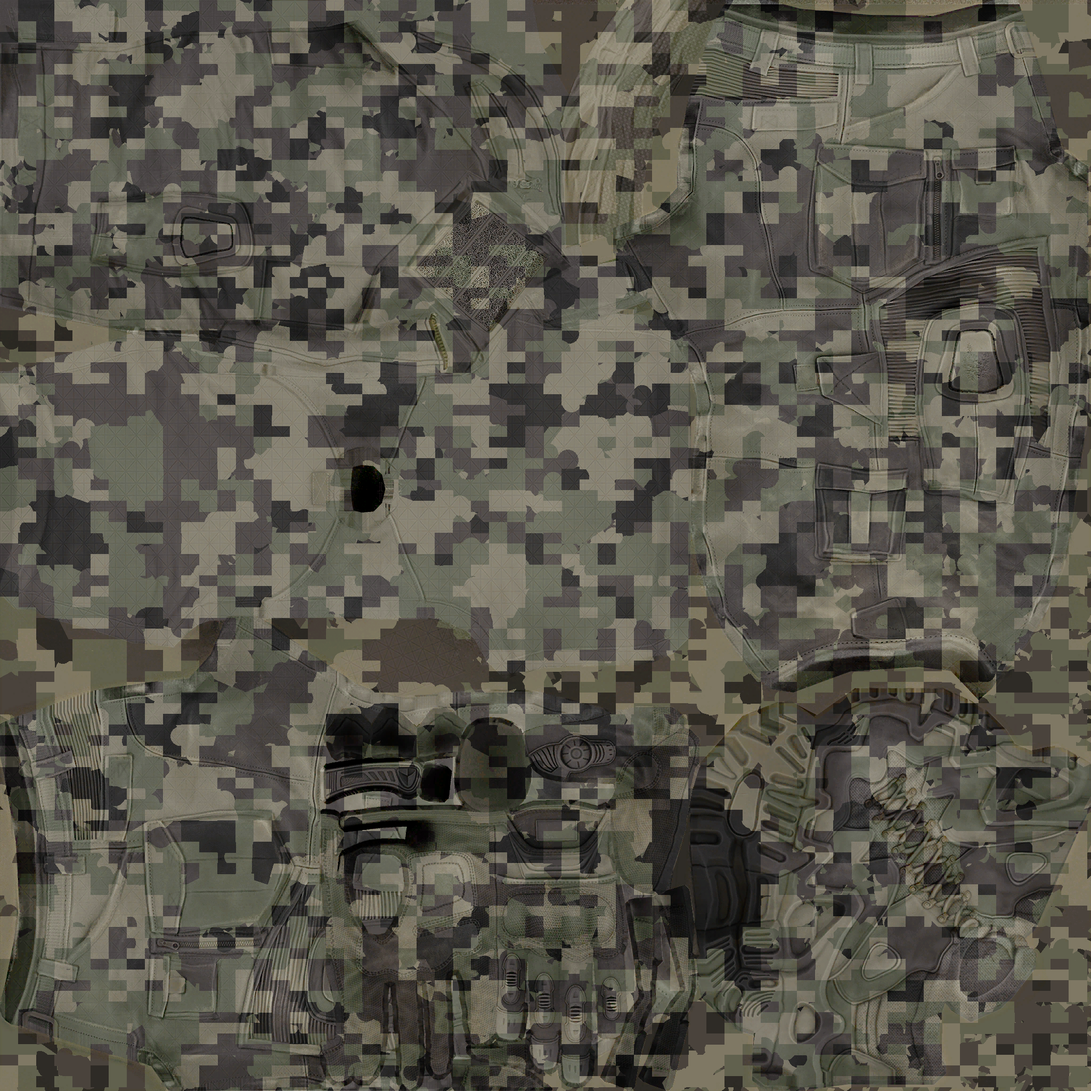
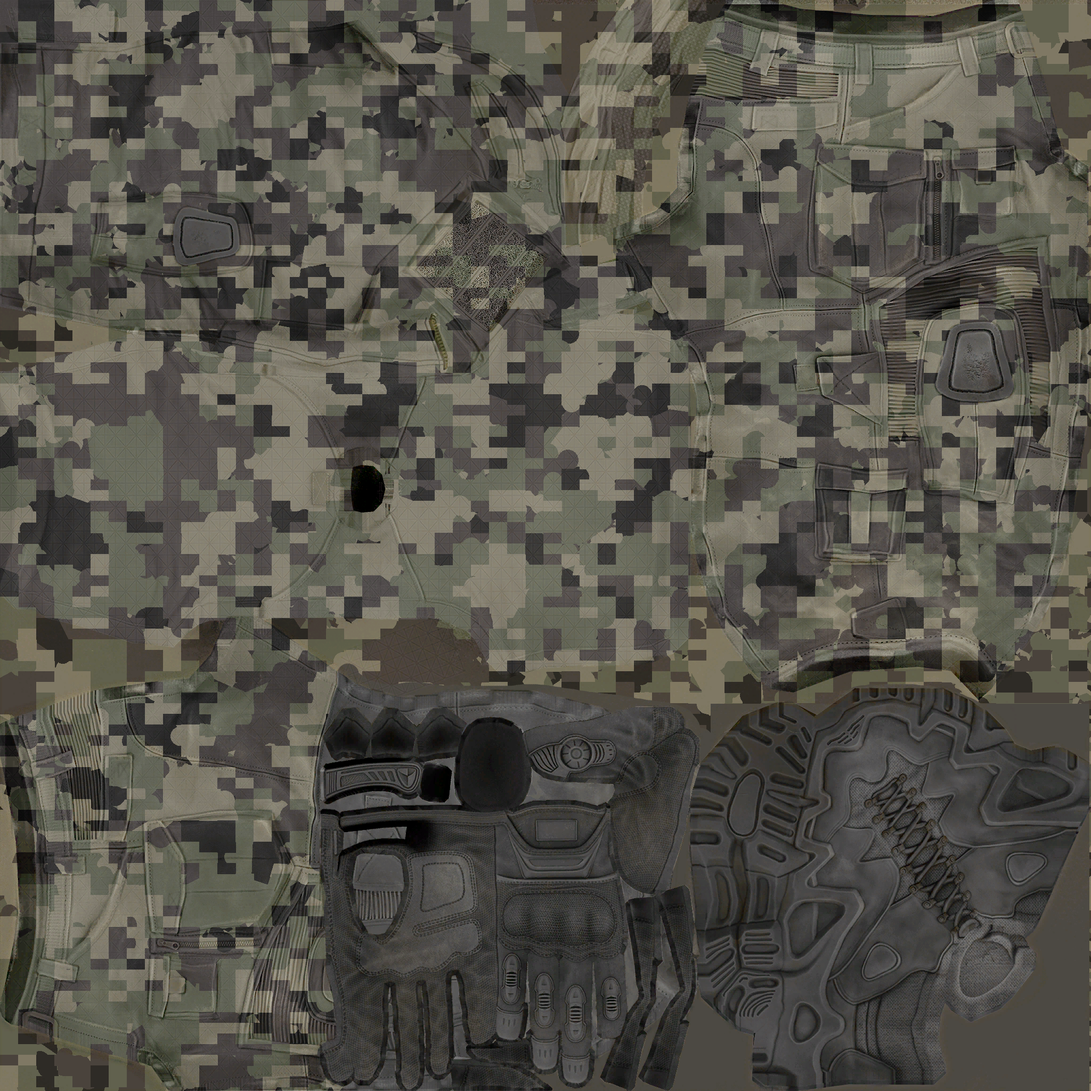
Comparing the layer stacks of the two 1091x1091 images. Changes:
painted on "Pasted Layer", masked it over [173, 208, 1090, 1091]
